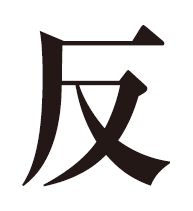
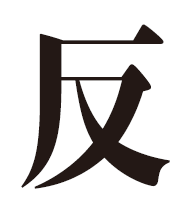
Comparing the layer stacks of the two 193 × 211 images. Changes:
removed layer "反" over box(22, 25, 170, 187)
added group "Text" (1st of 2) with 1 layers above "battle_jin_002" over box(21, 24, 170, 189)
added layer "Text" (2nd of 2, in "Text") in group "Text" over box(21, 24, 170, 189)
